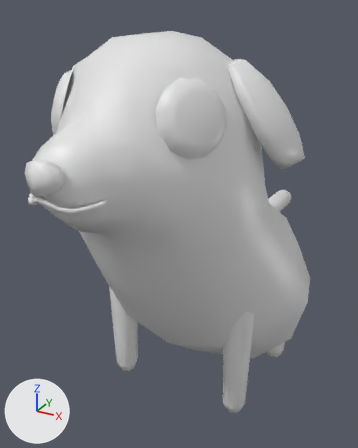
Renders of the OBJ model data/dog.obj from each side of a commit.
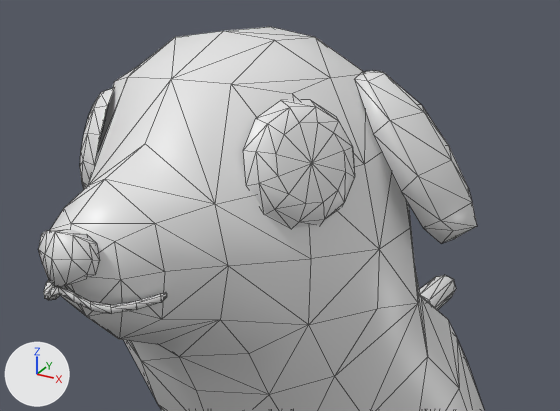
There are two pictures of each version: one whole from a 50 mm lens placed at (0.452, -0.983, 0.836), pointed at (-0.076, -0.024, 0.357), one close up on the part from 0% to 100% of the width and 3% to 62% of the height. Every picture has the same lights, and +X, +Y and +Z are marked at lower left. The close-ups show mesh edges as thin lines. Where no turn or scale is listed for an object, it has been applied to the vertices. Vertices at the same position are counted once.

Objects in the first close-up: 'dog', 'eyes', 'face'.
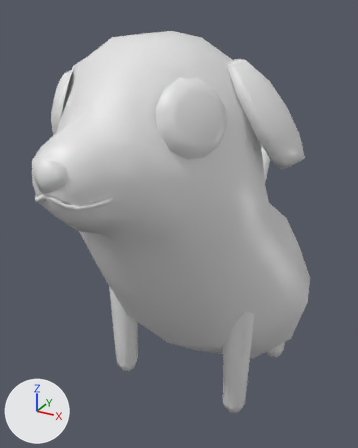
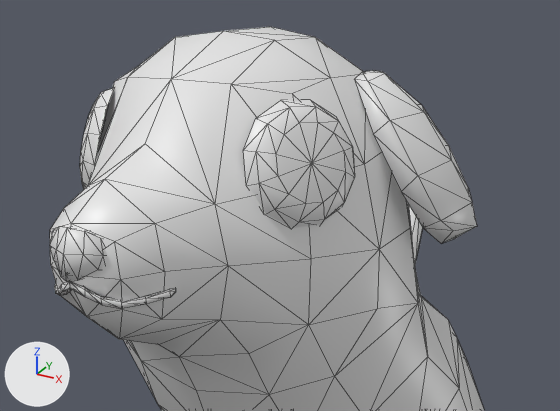
Edits to the bpy script that builds the scene:
```text
Change me_dog:
    used by ob_dog; location = (0.0, 0.0, 0.0)
    remove me_dog.from_pydata(...)  # 382 vertices, 702 faces; spans x -0.247..0.248, y -0.531..0.599, z -0.049..0.797
    add me_dog.from_pydata(...)  # 382 vertices, 702 faces; spans x -0.247..0.248, y -0.531..0.375, z -0.049..0.797
    me_dog part 1: 33 of 382 vertices moved; they spanned x -0.028..0.028, y 0.39..0.599, z 0.215..0.28 and now span x -0.03..0.028, y 0.255..0.375, z 0.361..0.517; mean shift (-0.002, -0.176, 0.198); largest move (0.0, 0.599, 0.241) -> (-0.003, 0.36, 0.513)
Change me_face:
    where me_face.from_pydata(...)  # 82 vertices, 156 faces; spans x -0.0622..0.0622, y -0.546..-0.4756, z 0.5861..0.656
    used by ob_face; location = (0.0, 0.0, 0.0)
    me_face part 2: the whole mesh is moved by (0.0, 0.0135, 0.0)
```

Location of each change, (x1, y1, x2, y2) in pixels of the close-ups (560 x 411 px; the box of a moved part takes in the faces that stretch with it):
'face', mesh moved: before (38, 229, 167, 314); after (50, 226, 176, 309)
part 1 of me_dog, moved or reshaped: before (419, 275, 456, 310); after (409, 206, 423, 263)
